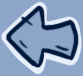
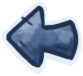
Layered file, before and after one edit (83x76). Changes by layer:
painted on "arrow" over [0, 0, 83, 76]
removed layer "white" over [0, 0, 83, 76]
removed layer "bg" over [0, 0, 83, 76]
